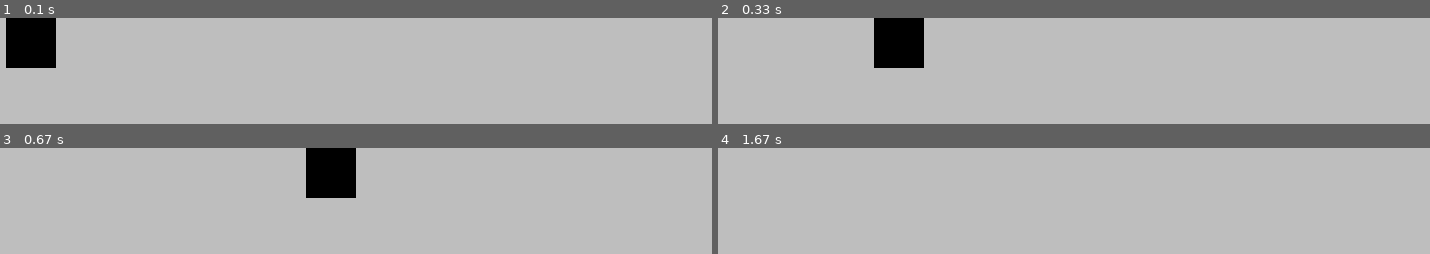
Above: before the commit, frames 1-4 (two rows, left to right).
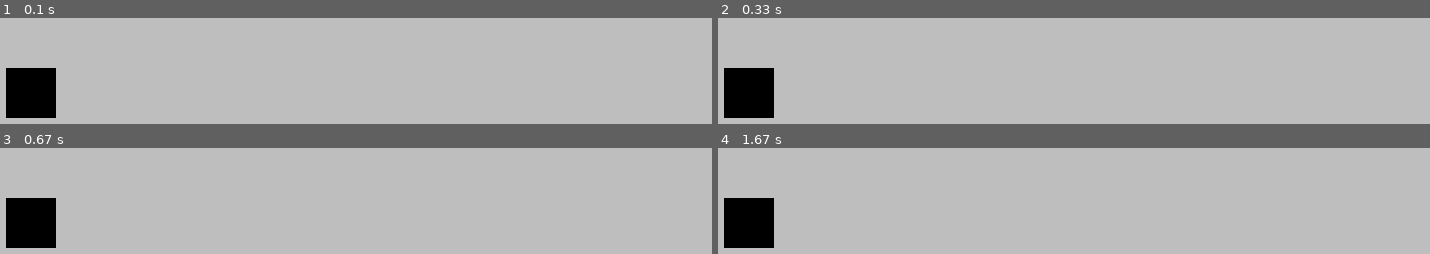
Above: after the commit, the same moments.

Repository: bhunao/pygamelibs
Game: pygame game, started from main.py
The game is run twice, just before and just after one commit, with the same random seed, the same clock (stepped at 60 frames per second) and the same inputs.
Inputs:
- Up to frame 1 (0.1 s): no input
- Up to frame 2 (0.33 s): no input
- Up to frame 3 (0.67 s): no input
- Up to frame 4 (1.67 s): no input

The runs differ from the first frame. In frame 1, 6.6% of the frame differs, in the area x 0-8%, y 0-95%; in frame 2, 6.6%; in frame 3, 6.6%; in frame 4, 3.3%.

Commit message:
gridsprite moe and move_to_pos

Diff:
--- a/base_project.py
+++ b/base_project.py
@@ -1,3 +1,4 @@
+from random import randint
 import sys
 import pygame
 
@@ -33,7 +34,10 @@
                         pygame.quit()
                         exit()
 
-            self.sprite.move(x=1)
+            x = randint(-1, 1)
+            y = randint(-1, 1)
+            # self.sprite.move(x=x, y=y)
+            self.sprite.move_to_pos(1, 1)
 
             self.group.draw(self.screen)
             self.group.update()
--- a/sprites/example.py
+++ b/sprites/example.py
@@ -1,11 +1,13 @@
 from typing import Tuple
 from pygame import Surface
 from pygame.sprite import Sprite
+from pygame.math import Vector2
 
 
 class Sprite(Sprite):
     def __init__(self, *groups):
         super().__init__(*groups)
+        self.name: str = "example_sprite"
         self.image = Surface((50, 50))
         self.rect = self.image.get_rect()
 
@@ -16,10 +18,13 @@
 class GridSprite(Sprite):
     def __init__(self, size:Tuple[int, int] = (50, 50),  *groups):
         super().__init__(*groups)
-        print(size)
-        self.size = size
+        self.name: str = "grid_sprite"
+        self.size = Vector2(size)
         self.image = Surface(self.size)
         self.rect = self.image.get_rect()
 
-    def move(self, x:int = 0, y: int = 0):
-        self.rect.move_ip(x*self.rect.width, y*self.rect.height)
+    def move(self, x:int = 0, y: int = 0) -> None:
+        self.rect.move_ip(x*self.size.x, y*self.size.y)
+
+    def move_to_pos(self, x:int = 0, y: int = 0) -> None:
+        self.rect.topleft = (x*self.size.x, y*self.size.y)
